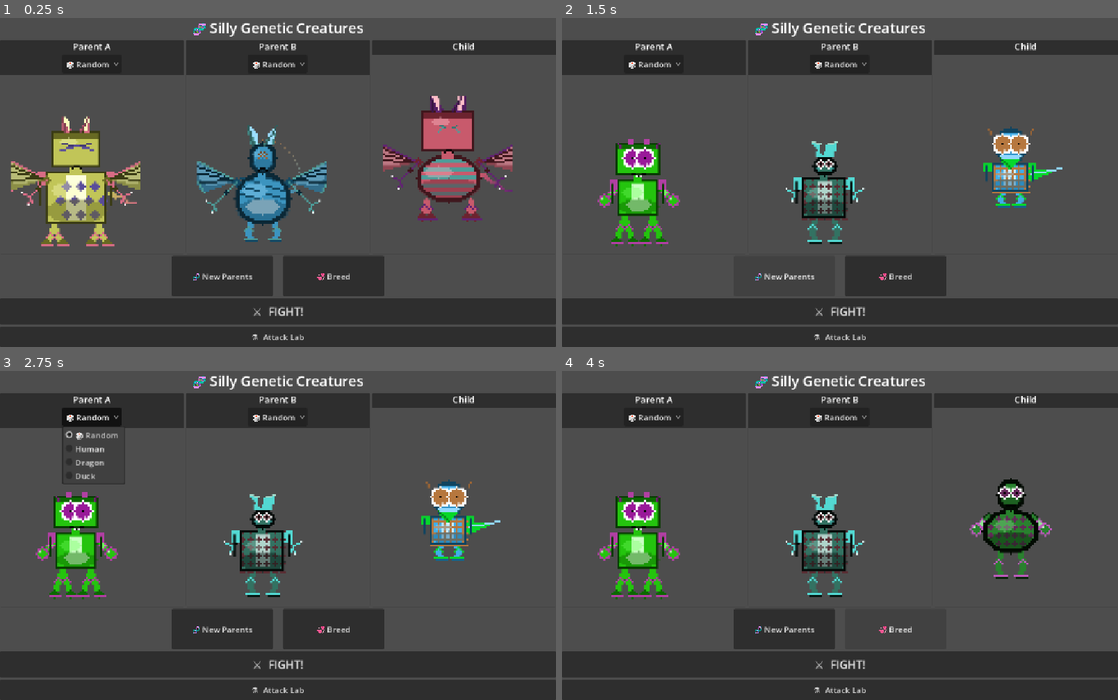
Above: before the commit, frames 1-4 (two rows, left to right).
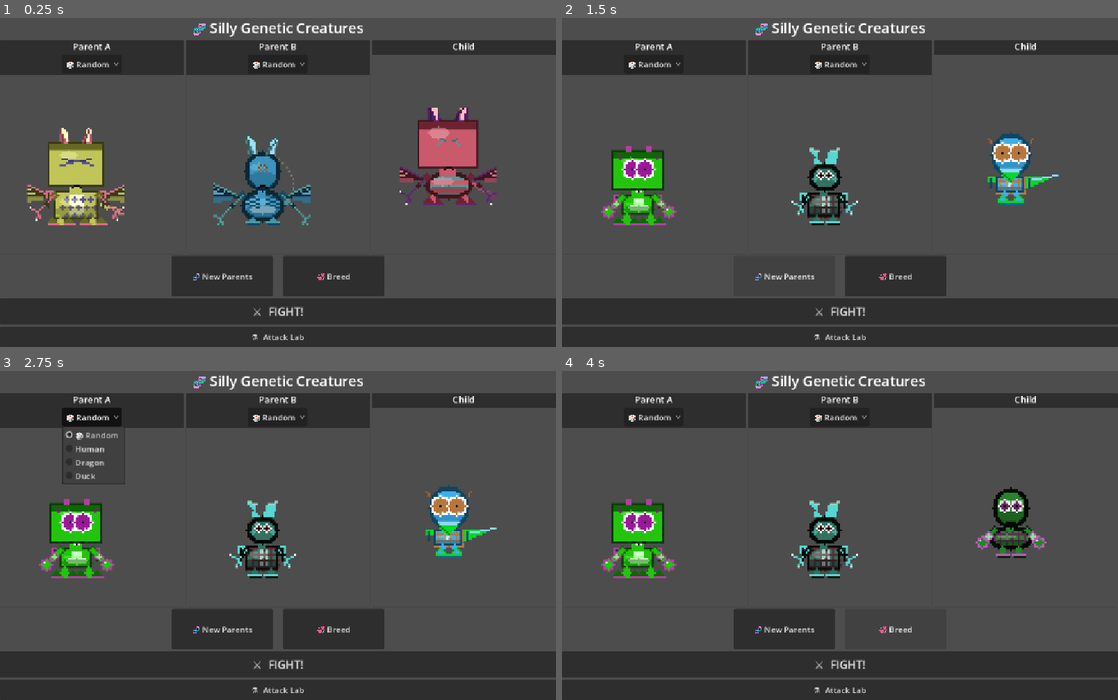
Above: after the commit, the same moments.

Repository: briday1/freak-game
Game: Godot game, scene res://scenes/main.tscn
Two runs of this game, one before a commit and one after it. Both use one fixed random seed, a clock stepped at 60 frames per second and the inputs below.
Inputs:
- Up to frame 1 (0.25 s): no input
- Up to frame 2 (1.5 s): click "🧬 New Parents" at 0.5 s; click "🧬 New Parents" at 1.25 s
- Up to frame 3 (2.75 s): click "🎲 Random" at 2 s
- Up to frame 4 (4 s): click "🎲 Random" at 2.75 s; click "💞 Breed" at 3.5 s

The runs differ from the first frame. In frame 1, 11% of the frame differs, in the area x 1-93%, y 23-70%; in frame 2, 5.9%; in frame 3, 5.9%; in frame 4, 6.4%.

Commit message:
Portrait sprites: 48x48 canvas, per-layer Image compositing, explicit z-order

Diff:
--- a/scripts/creature_view.gd
+++ b/scripts/creature_view.gd
@@ -29,9 +29,9 @@
 	_sprite = Sprite2D.new()
 	_sprite.texture_filter = CanvasItem.TEXTURE_FILTER_NEAREST
 	_sprite.scale          = Vector2(PIXEL_SCALE, PIXEL_SCALE)
-	# Center in the 300×450 SubViewport. CANVAS_SIZE=64, scale=4 → 256px sprite.
+	# Center in the 300×450 SubViewport. CANVAS_SIZE=48, scale=4 → 192px sprite.
 	# Offset slightly upward so legs don't clip the bottom.
-	_sprite.position       = Vector2(150, 210)
+	_sprite.position       = Vector2(150, 200)
 	add_child(_sprite)
 
 	_base_position = position
@@ -151,7 +151,38 @@
 func _repaint() -> void:
 	if genome.is_empty() or _sprite == null:
 		return
-	var img := PC.make_image()
+	var base := PC.make_image()
+	for t in _sorted_traits():
+		_composite(base, t.paint(genome))
+	_sprite.texture = ImageTexture.create_from_image(base)
+
+## Returns traits sorted back-to-front for correct z-order (painter's algorithm).
+func _sorted_traits() -> Array:
+	var order: Array = []
 	for t in traits:
-		t.paint(img, genome)
-	_sprite.texture = ImageTexture.create_from_image(img)
+		if t is TailTrait:  order.append(t)
+	for t in traits:
+		if t is WingsTrait: order.append(t)
+	for t in traits:
+		if t is BodyTrait:  order.append(t)
+	for t in traits:
+		if t is LegsTrait:  order.append(t)
+	for t in traits:
+		if t is ArmsTrait:  order.append(t)
+	for t in traits:
+		if t is HeadTrait:  order.append(t)
+	for t in traits:
+		if t is MouthTrait: order.append(t)
+	for t in traits:
+		if t is EyesTrait:  order.append(t)
+	for t in traits:
+		if t is HornsTrait: order.append(t)
+	return order
+
+## Alpha-composite a trait layer onto the base image.
+func _composite(base: Image, layer: Image) -> void:
+	for y: int in range(layer.get_height()):
+		for x: int in range(layer.get_width()):
+			var c: Color = layer.get_pixel(x, y)
+			if c.a > 0.0:
+				PC.blend(base, x, y, c)
--- a/scripts/pixel_canvas.gd
+++ b/scripts/pixel_canvas.gd
@@ -2,12 +2,12 @@
 # Canvas is CANVAS_SIZE × CANVAS_SIZE; callers work in 0-(CANVAS_SIZE-1) space.
 #
 # Body convention  (all traits use these constants):
-#   CX = 32   horizontal centre
-#   BY = 40   body vertical centre (mid-mass, NOT bottom)
+#   CX = 24   horizontal centre
+#   BY = 38   body vertical centre (mid-mass, NOT bottom)
 
-const CANVAS_SIZE := 64
-const CX          := 32
-const BY          := 40
+const CANVAS_SIZE := 48
+const CX          := 24
+const BY          := 38
 
 # ── Factory ────────────────────────────────────────────────────────────────────
 
--- a/scripts/traits/arms_trait.gd
+++ b/scripts/traits/arms_trait.gd
@@ -9,12 +9,13 @@
 		"has_claws":  { "type": "bool" },
 	}
 
-func paint(img: Image, genome: Dictionary) -> void:
+func paint(genome: Dictionary) -> Image:
+	var img := PC.make_image()
 	var bsz := BodyTrait.body_half_size(genome)
 	var bw: int  = bsz.x
 	var bh: int  = bsz.y
-	var cx: int  = 32
-	var cy: int  = 40
+	var cx: int  = PC.CX
+	var cy: int  = PC.BY
 	var al_px: int = int(remap(genome["arm_length"] as float, 20.0, 70.0, 4.0, 16.0))
 	var arm_y: int = cy - bh + bh / 3
 	var pal := PC.palette(genome)
@@ -47,3 +48,4 @@
 			PC.fill_circle(img, ex, ey, 2, pal["body"])
 			var sh: Color = pal["shine"]; sh.a = 0.7
 			PC.blend(img, ex - 1, ey - 1, sh)
+	return img
--- a/scripts/traits/body_trait.gd
+++ b/scripts/traits/body_trait.gd
@@ -21,10 +21,11 @@
 ## Returns body half-size as Vector2i(bw, bh) in canvas pixels.
 static func body_half_size(genome: Dictionary) -> Vector2i:
 	return Vector2i(
-		int(remap(genome["body_width"]  as float, 40.0, 120.0, 6.0, 15.0)),
-		int(remap(genome["body_height"] as float, 60.0, 160.0, 7.0, 14.0)))
+		int(remap(genome["body_width"]  as float, 40.0, 120.0, 5.0, 11.0)),
+		int(remap(genome["body_height"] as float, 60.0, 160.0, 4.0,  8.0)))
 
-func paint(img: Image, genome: Dictionary) -> void:
+func paint(genome: Dictionary) -> Image:
+	var img := PC.make_image()
 	var pal: Dictionary = PC.palette(genome)
 	var bsz := body_half_size(genome)
 	var bw: int   = bsz.x
@@ -118,6 +119,7 @@
 		PC.outline_ellipse(img, CX, BY, bw + (2 if round < 0.65 else 0), bh, pal["outline"])
 	else:
 		PC.outline_rect(img, CX - bw, BY - bh, bw * 2, bh * 2, pal["outline"])
+	return img
 
 static func _inside_body(px: int, py: int, bw: int, bh: int, round: float) -> bool:
 	if round >= 0.30:
--- a/scripts/traits/eyes_trait.gd
+++ b/scripts/traits/eyes_trait.gd
@@ -11,7 +11,8 @@
 			"min": Color(0.0, 0.0, 0.0), "max": Color(1.0, 1.0, 1.0) },
 	}
 
-func paint(img: Image, genome: Dictionary) -> void:
+func paint(genome: Dictionary) -> Image:
+	var img := PC.make_image()
 	var hc: Vector2i = HeadTrait.head_center(genome)
 	var r: int       = HeadTrait.head_radius(genome)
 	var esp: int     = int(remap(genome["eye_spacing"] as float, 5.0, 30.0, 1.0, 5.0))
@@ -62,3 +63,5 @@
 			for side: int in [-1, 1]:
 				var lx: int = hc.x + side * (esp + big + 1)
 				PC.line(img, lx, eye_y - big, lx + side, eye_y - big - 2, col.darkened(0.15))
+
+	return img
--- a/scripts/traits/head_trait.gd
+++ b/scripts/traits/head_trait.gd
@@ -11,15 +11,16 @@
 ## Returns head center as (cx, cy) in pixel-canvas space.
 static func head_center(genome: Dictionary) -> Vector2i:
 	var bsz := BodyTrait.body_half_size(genome)
-	var body_top: int = 40 - bsz.y
-	var r: int = int(remap(genome["head_size"] as float, 20.0, 70.0, 4.0, 11.0))
-	return Vector2i(32, body_top - 2 - r)
+	var body_top: int = PC.BY - bsz.y
+	var r: int = int(remap(genome["head_size"] as float, 20.0, 70.0, 6.0, 13.0))
+	return Vector2i(PC.CX, body_top - 2 - r)
 
 ## Effective head radius in pixels (used by eyes/mouth/horns).
 static func head_radius(genome: Dictionary) -> int:
-	return int(remap(genome["head_size"] as float, 20.0, 70.0, 4.0, 11.0))
+	return int(remap(genome["head_size"] as float, 20.0, 70.0, 6.0, 13.0))
 
-func paint(img: Image, genome: Dictionary) -> void:
+func paint(genome: Dictionary) -> Image:
+	var img := PC.make_image()
 	var pal: Dictionary = PC.palette(genome)
 	var hs: float  = genome["head_size"] as float
 	var r: int     = head_radius(genome)
@@ -68,3 +69,4 @@
 		var hi3: Color = pal["highlight"]; hi3.a = 0.30
 		PC.fill_ellipse(img, hc.x, hc.y + r / 2, r - 1, r / 2,     sh3)
 		PC.fill_ellipse(img, hc.x - r / 3, hc.y - r / 3, r / 2, r / 3, hi3)
+	return img
--- a/scripts/traits/horns_trait.gd
+++ b/scripts/traits/horns_trait.gd
@@ -9,9 +9,10 @@
 		"horn_size": { "type": "float", "min": 8.0, "max": 40.0 },
 	}
 
-func paint(img: Image, genome: Dictionary) -> void:
+func paint(genome: Dictionary) -> Image:
+	var img := PC.make_image()
 	if not genome.get("has_horns", false):
-		return
+		return img
 	var hc := HeadTrait.head_center(genome)
 	var hr: int      = HeadTrait.head_radius(genome)
 	var hs: float    = genome["head_size"] as float
@@ -62,3 +63,4 @@
 			], hi)
 			# Dark outline on outer edge
 			PC.line(img, bx - hw, base_y, bx + curl_x, tip_y - 2, col.darkened(0.4))
+	return img
--- a/scripts/traits/legs_trait.gd
+++ b/scripts/traits/legs_trait.gd
@@ -10,12 +10,13 @@
 		"extra_legs":  { "type": "bool" },  # 4 legs when true
 	}
 
-func paint(img: Image, genome: Dictionary) -> void:
+func paint(genome: Dictionary) -> Image:
+	var img := PC.make_image()
 	var bsz := BodyTrait.body_half_size(genome)
 	var bw: int  = bsz.x
 	var bh: int  = bsz.y
-	var cx: int  = 32
-	var cy: int  = 40
+	var cx: int  = PC.CX
+	var cy: int  = PC.BY
 	var ll_px: int  = int(remap(genome["leg_length"] as float, 20.0, 80.0, 5.0, 18.0))
 	var base_y: int = cy + bh
 	var pal := PC.palette(genome)
@@ -55,3 +56,4 @@
 			# T-foot
 			PC.line(img, lx - 3, ey, lx + 3, ey, pal["accent"])
 			PC.line(img, lx - 2, ey + 1, lx + 3, ey + 1, pal["shadow"])
+	return img
--- a/scripts/traits/mouth_trait.gd
+++ b/scripts/traits/mouth_trait.gd
@@ -11,7 +11,8 @@
 		"bill_tip_offset": { "type": "float", "min": 0.0,  "max":  0.0 },  # duck overrides; tip skew
 	}
 
-func paint(img: Image, genome: Dictionary) -> void:
+func paint(genome: Dictionary) -> Image:
+	var img := PC.make_image()
 	var hc: Vector2i  = HeadTrait.head_center(genome)
 	var r: int        = HeadTrait.head_radius(genome)
 	var mouth_y: int  = hc.y + r - 1
@@ -40,7 +41,7 @@
 			Vector2(hc.x + skew,       mouth_y + bh_px + 1),
 		], acc)
 		PC.line(img, hc.x - bw_px, mouth_y, hc.x + skew, mouth_y + bh_px, acc.darkened(0.4))
-		return
+		return img
 
 	# ── Normal mouth ───────────────────────────────────────────────────────────
 	if goofy < 0.25:
@@ -66,3 +67,4 @@
 			var tx: int = hc.x - mw / 2 + i
 			if i % 2 == 0:
 				PC.blend(img, tx, mouth_y + 1, Color.WHITE)
+	return img
--- a/scripts/traits/tail_trait.gd
+++ b/scripts/traits/tail_trait.gd
@@ -10,14 +10,15 @@
 		"tail_curl":   { "type": "float", "min":  0.0, "max":  1.0 },
 	}
 
-func paint(img: Image, genome: Dictionary) -> void:
+func paint(genome: Dictionary) -> Image:
+	var img := PC.make_image()
 	if not genome.get("has_tail", false):
-		return
+		return img
 	var bsz := BodyTrait.body_half_size(genome)
 	var bw: int  = bsz.x
 	var bh: int  = bsz.y
-	var cx: int  = 32
-	var cy: int  = 40
+	var cx: int  = PC.CX
+	var cy: int  = PC.BY
 	var tl_px: int = int(remap(genome["tail_length"] as float, 20.0, 80.0, 6.0, 22.0))
 	var curl: float = genome["tail_curl"] as float
 	var pal := PC.palette(genome)
@@ -77,3 +78,4 @@
 			py = ny
 			angle += PI / float(maxi(3, tl_px))
 			radius += 1.1
+	return img
--- a/scripts/traits/wings_trait.gd
+++ b/scripts/traits/wings_trait.gd
@@ -10,14 +10,15 @@
 		"wing_feathers": { "type": "bool" },
 	}
 
-func paint(img: Image, genome: Dictionary) -> void:
+func paint(genome: Dictionary) -> Image:
+	var img := PC.make_image()
 	if not genome.get("has_wings", false):
-		return
+		return img
 	var bsz := BodyTrait.body_half_size(genome)
 	var bw: int  = bsz.x
 	var bh: int  = bsz.y
-	var cx: int  = 32
-	var cy: int  = 40
+	var cx: int  = PC.CX
+	var cy: int  = PC.BY
 	# Much bigger span — 13–26 px from body edge
 	var span: int     = int(remap(genome["wing_span"] as float, 0.7, 1.5, 10.0, 30.0))
 	var attach_y: int = cy - bh + 3
@@ -67,3 +68,4 @@
 				PC.line(img, ax, attach_y, rx, ry, pal["outline"])
 			PC.line(img, ax, attach_y, tip_x, tip_y, pal["accent"])
 			PC.line(img, tip_x, tip_y, lo_x, lo_y, pal["accent"])
+	return img
